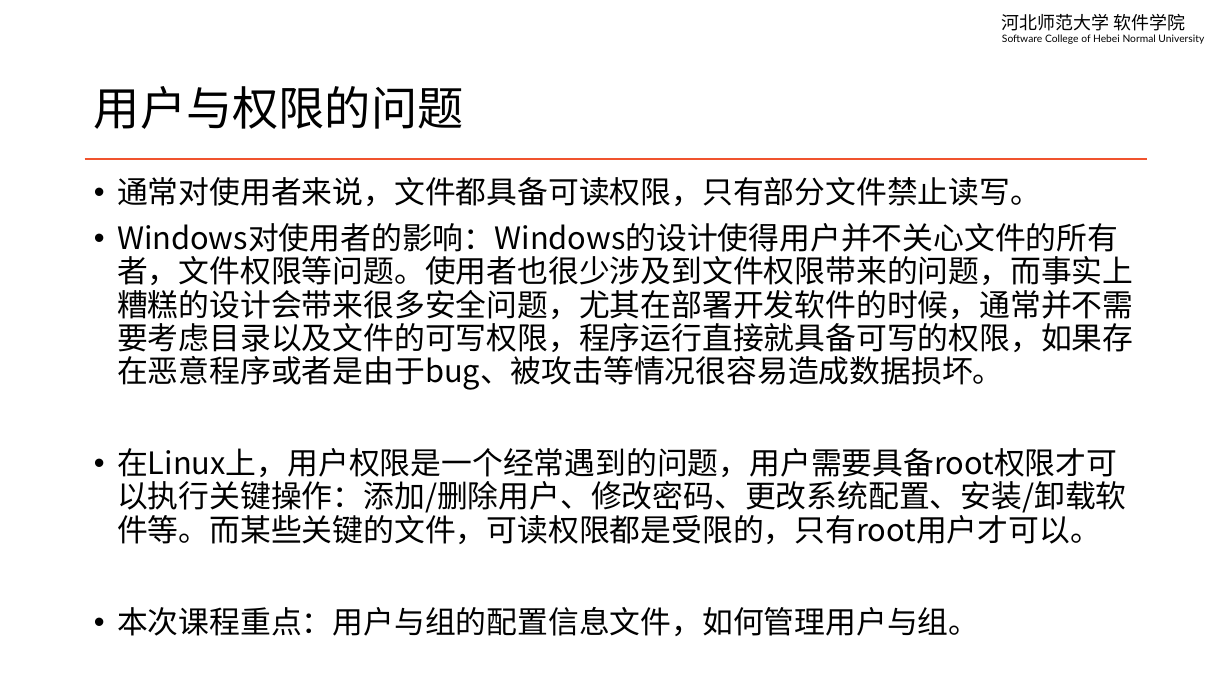
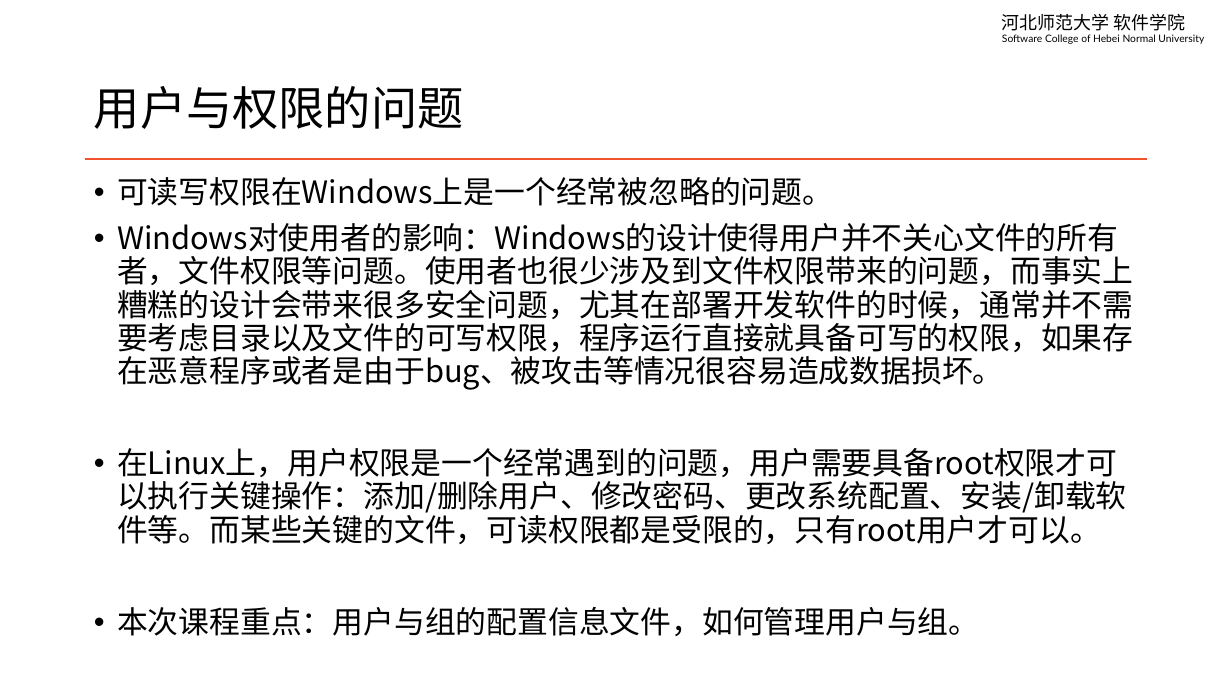
Before and after one commit to edu2act/course-linux-system, a slide deck: slide 2 of materials/slides/ch05-user-managment.pptx. Drawn at 1232x693 pixels with LibreOffice and Linux fonts; fonts in the diff are those of the drawing. Boxes give left, top, right and bottom in pixels: in the first picture for what was removed or moved away, otherwise in the second. Text is boxed around its words. In the diff, an @@ line names an element or a change of style, - is before the commit and + after.

```diff
--- a/materials/slides/ch05-user-managment.pptx
+++ b/materials/slides/ch05-user-managment.pptx
@@ text at <box>117,177,833,206</box>: text changed @@
-• 通常对使用者来说，文件都具备可读权限，只有部分文件禁止读写。
+• 可读写权限在Windows上是一个经常被忽略的问题。
```
Also in this commit, not shown: 3 other slides changed, 1 slide added, 1 other file.
